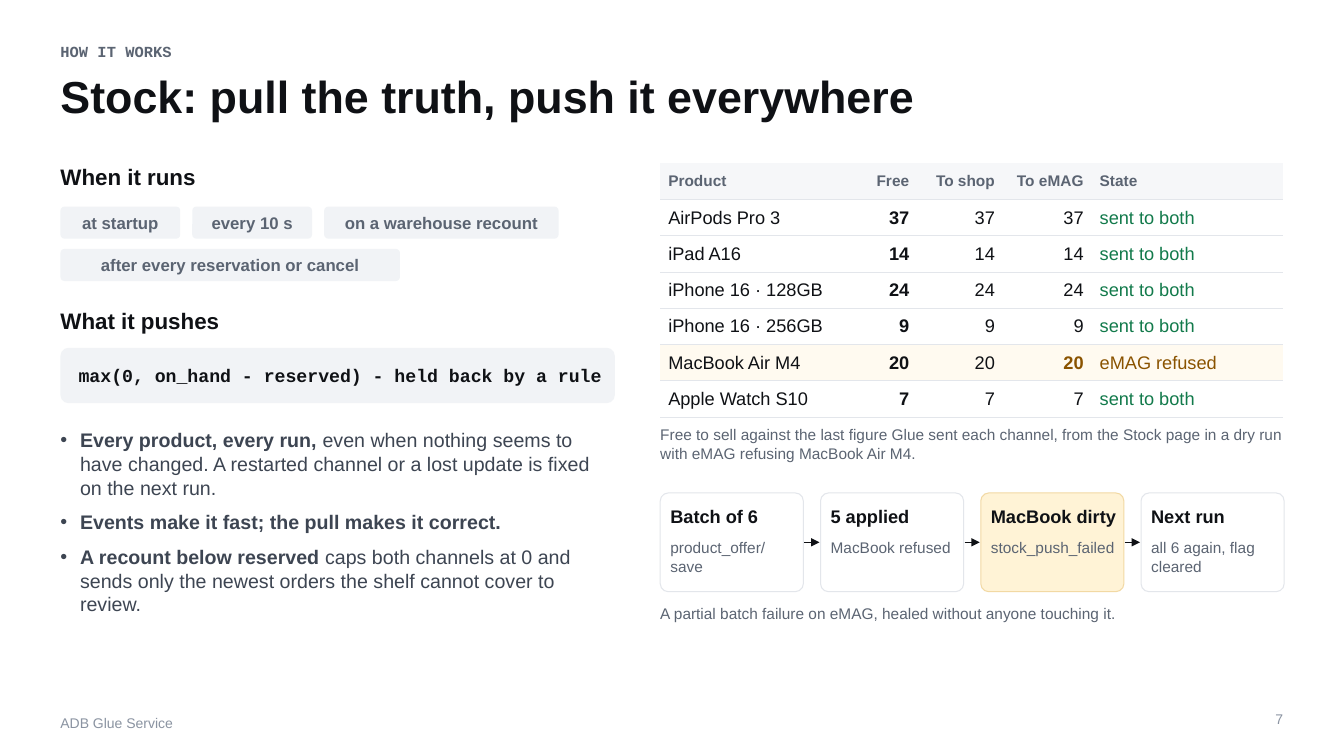
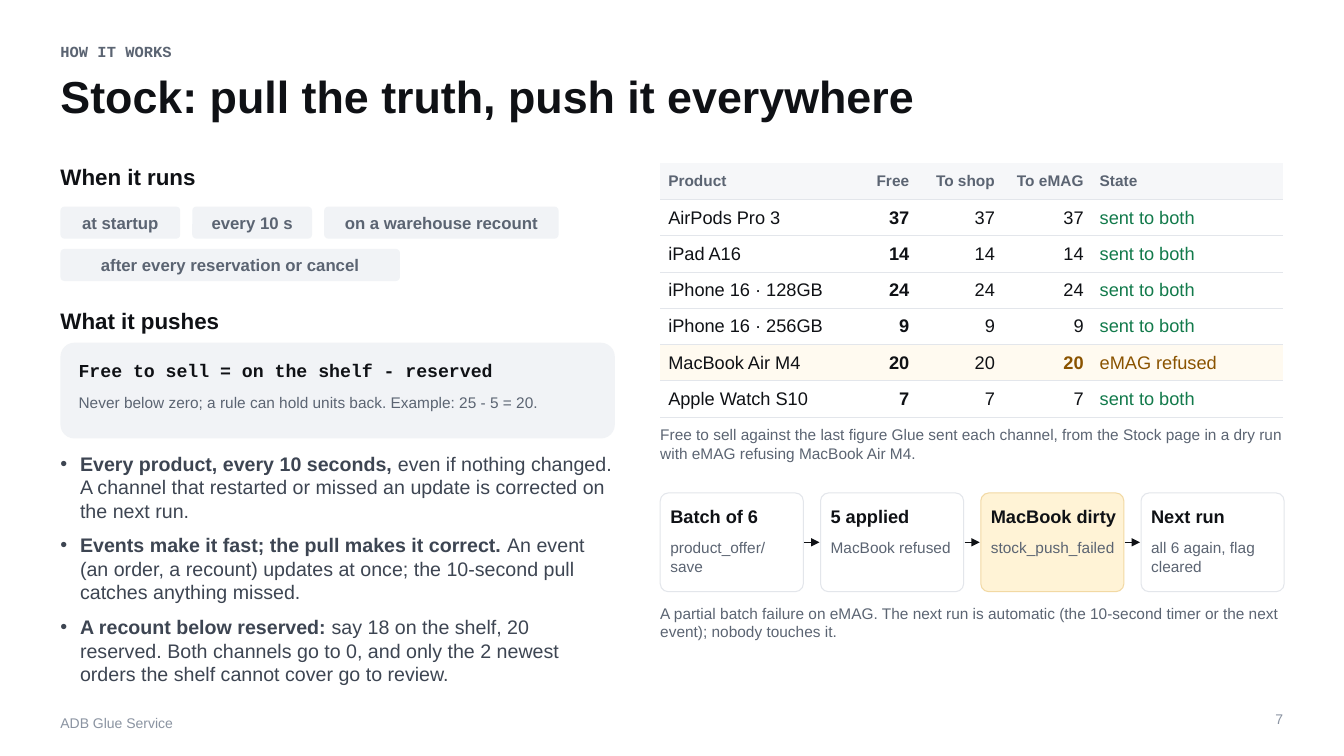
Before and after one commit to PantelimonGulie/adb-glue-service, a slide deck: slide 7 of docs/presentation/ADB-Glue-Service.pptx. Drawn at 1344x756 pixels with LibreOffice and Linux fonts; fonts in the diff are those of the drawing. Boxes give left, top, right and bottom in pixels: in the first picture for what was removed or moved away, otherwise in the second. Text is boxed around its words. In the diff, an @@ line names an element or a change of style, - is before the commit and + after.

```diff
--- a/docs/presentation/ADB-Glue-Service.pptx
+++ b/docs/presentation/ADB-Glue-Service.pptx
@@ rounded rectangle: place and size @@
-rounded rectangle at bbox=[60, 348, 615, 403]
+rounded rectangle at bbox=[60, 343, 615, 439]
@@ text at bbox=[79, 364, 492, 377]: text changed @@
-max(0, on_hand - reserved) - held back by a rule
+Free to sell = on the shelf - reserved
@@ text added at bbox=[79, 397, 537, 411], 11 pt, text #5B6472 @@
+Never below zero; a rule can hold units back. Example: 25 - 5 = 20.
@@ text at bbox=[80, 456, 612, 685]: text changed @@
-• Every product, every run, even when nothing seems to have changed. A restarted channel or a lost update is fixed on the next run.
-• Events make it fast; the pull makes it correct.
-• A recount below reserved caps both channels at 0 and sends only the newest orders the shelf cannot cover to review.
+• Every product, every 10 seconds, even if nothing changed. A channel that restarted or missed an update is corrected on the next run.
+• Events make it fast; the pull makes it correct. An event (an order, a recount) updates at once; the 10-second pull catches anything missed.
+• A recount below reserved: say 18 on the shelf, 20 reserved. Both channels go to 0, and only the 2 newest orders the shelf cannot cover go to review.
@@ text at bbox=[660, 608, 1278, 640]: text changed @@
-A partial batch failure on eMAG, healed without anyone touching it.
+A partial batch failure on eMAG. The next run is automatic (the 10-second timer or the next event); nobody touches it.
```
Also in this commit, not shown: 8 other slides changed, 1 slide added, 1 slide removed, 29 other files.
